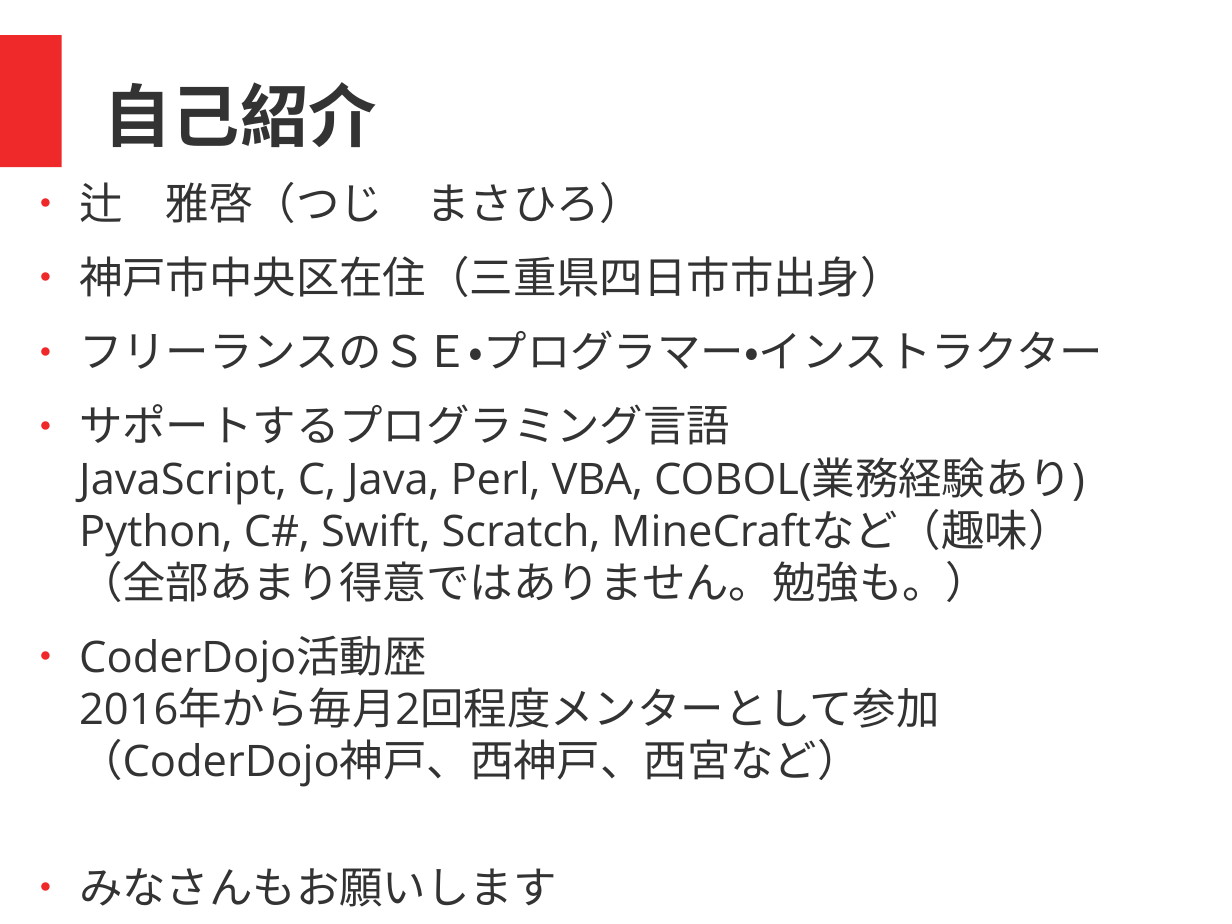
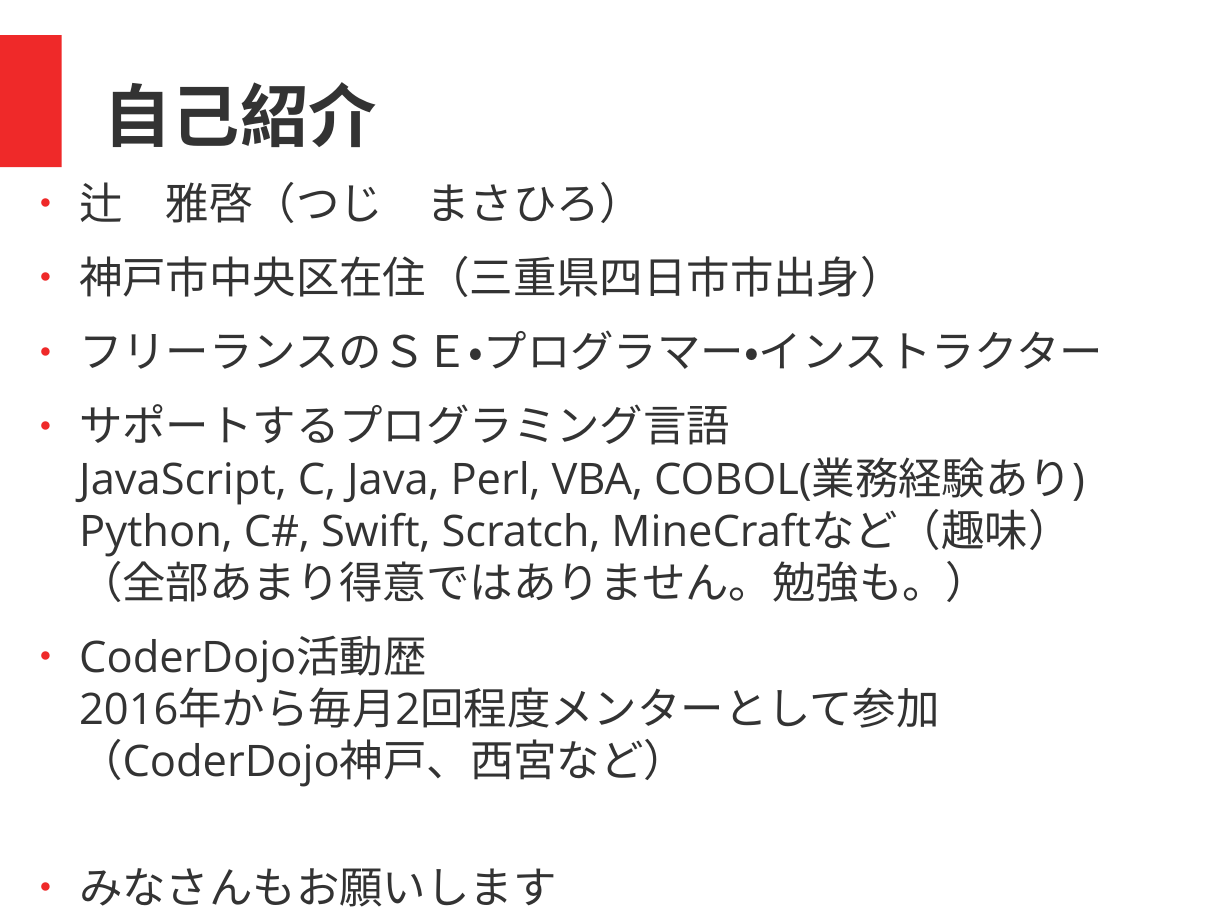
Before and after one commit to coderdojo-nada/resource, a slide deck: slide 5 of guide/coderdojo-nada紹介.odp. Drawn at 1232x924 pixels with LibreOffice and Linux fonts; fonts in the diff are those of the drawing. Boxes give left, top, right and bottom in pixels: in the first picture for what was removed or moved away, otherwise in the second. Text is boxed around its words. In the diff, an @@ line names an element or a change of style, - is before the commit and + after.

```diff
--- a/guide/coderdojo-nada紹介.odp
+++ b/guide/coderdojo-nada紹介.odp
@@ text at (79,636,940,787): text changed @@
-● CoderDojo活動歴
-  2016年から毎月2回程度メンターとして参加（CoderDojo神戸、西神戸、西宮など）
+● CoderDojo活動歴
+  2016年から毎月2回程度メンターとして参加（CoderDojo神戸、西宮など）
```
Also in this commit, not shown: 3 other slides changed, 19 other files.
